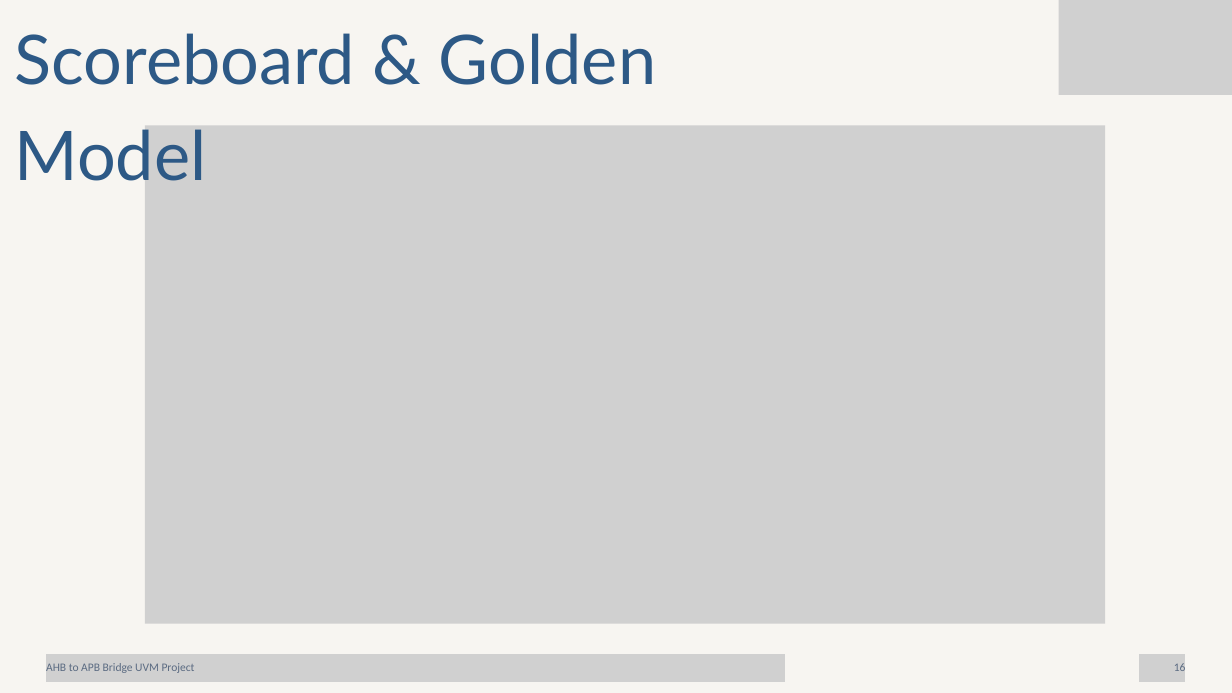
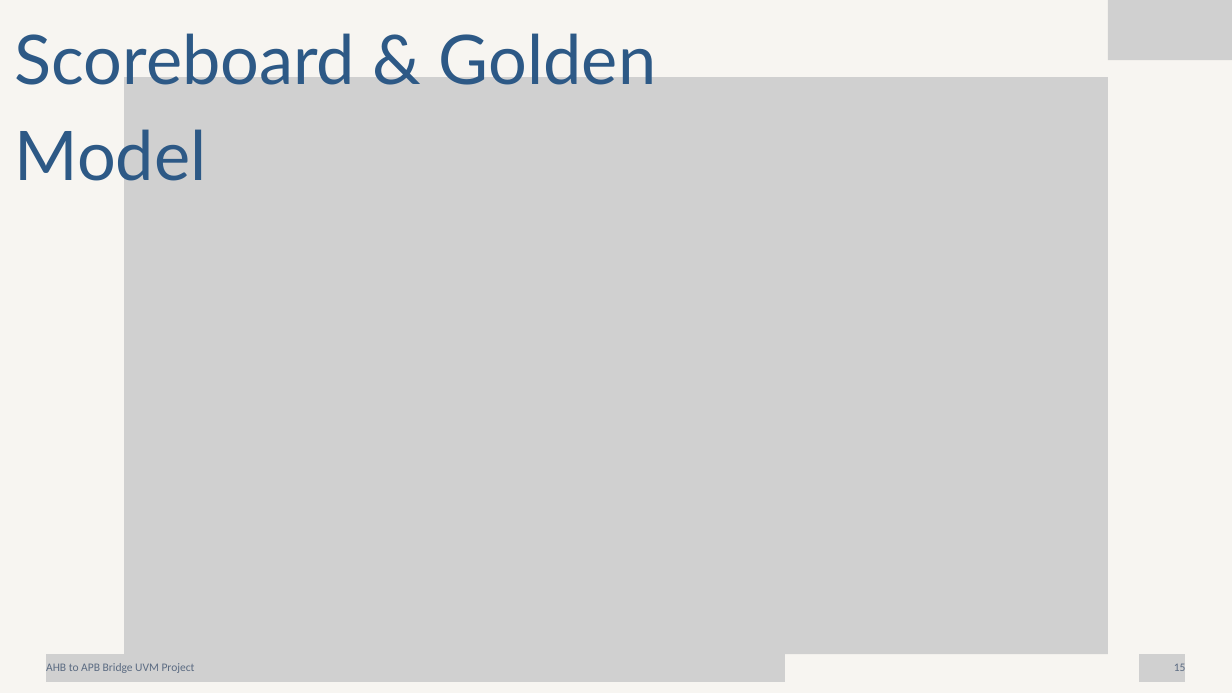
Before and after one commit to mennafouda15/AHB-to-APB-Bridge-UVM, a slide deck: slide 15 of docs/AHB to APB Bridge UVM Project.pptx (slide 16 before the commit). Drawn at 1232x693 pixels with LibreOffice and Linux fonts; fonts in the diff are those of the drawing; grey boxes stand for pictures. Boxes give left, top, right and bottom in pixels: in the first picture for what was removed or moved away, otherwise in the second. Text is boxed around its words. In the diff, an @@ line names an element or a change of style, - is before the commit and + after.

```diff
--- a/docs/AHB to APB Bridge UVM Project.pptx
+++ b/docs/AHB to APB Bridge UVM Project.pptx
@@ picture: place and size @@
-picture at bbox=[1059, 0, 1232, 95]
+picture at bbox=[1108, 0, 1232, 60]
@@ picture: place and size @@
-picture at bbox=[145, 125, 1105, 623]
+picture at bbox=[124, 77, 1108, 654]
@@ text at bbox=[1174, 663, 1186, 671]: text changed @@
-16
+15
```
Also in this commit, not shown: 20 other slides changed, 1 slide added, 1 slide removed.
